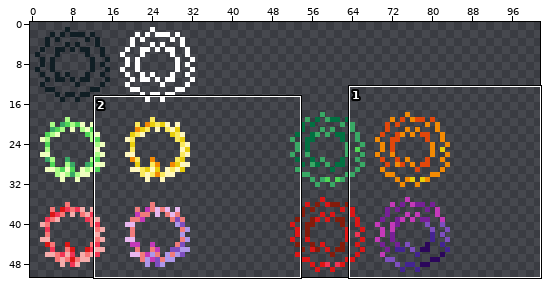
Edited in one commit: sprite sheet (Resources/Textures/Wreath.png). The first picture is a wide view before the edit; the outline marks the close-up.
Close-up. As it was:
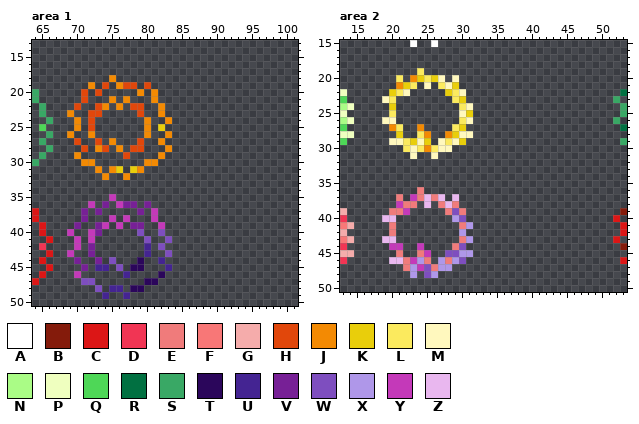
The file is 204x102 pixels, drawn in blocks of 2x2; one block is one cell here. Shown: area 1: x 64..101, y 13..50; area 2: x 13..53, y 15..50.
Palette (. is transparent): A #ffffff  B #841b0b  C #dc1616  D #f13554  E #f07b7b  F #f87777  G #f5acab  H #e1470b  J #f38a03  K #e9ce0b  L #fbea5e  M #fff8be  N #aafc86  P #efffbf  Q #4ed757  R #017041  S #39a865  T #2b065b  U #442492  V #772096  W #7e4ebf  X #af97e9  Y #c439b9  Z #e9b7ef
Pixels before, area 1, first column x 64:
18 ...........J........
19 ........J.H.JHH.H...
20 S......H.H.....J.J..
21 S......H...J.J...J..
22 .S....H..HJ.J.HH..J.
23 .S...J..HH.....H..J.
24 ..S...J.H.......J..J
25 .Q....J.H.......J.K.
26 ..S..J..J.......J..J
27 .S....H..H.J...H..J.
28 ..S....H.JH.J.HH...J
29 .S....J......H....J.
30 S......JJ.......JJ..
31 .........J.JK.KJ....
32 ..........J..J......
33 ....................
34 ....................
35 ...........Y........
36 ........Y.V.YVV.V...
37 C......V.V.....V.Y..
38 C......V...Y.Y...Y..
39 .C....V..VY.Y.VV..Y.
40 .C...Y..YV.....W..W.
41 ..C...Y.Y.......W..W
42 .D....Y.V.......U.W.
43 ..C..Y..V.......U..W
44 .C....V..V.W...T..U.
45 ..C....V.UU.W.TT...U
46 .C....Y......U....T.
47 C......WW.......TT..
48 .........W.UU.TT....
49 ..........U..U......
Pixels before, area 2, first column x 13:
15 ..........A..A...........................
16 .........................................
17 .........................................
18 .........................................
19 ...........L.............................
20 ........L.JKLKM.M........................
21 ........JKL.M.LMK........................
22 P......KLM.....KLM......................R
23 Q.....ML........LK.....................S.
24 NP.....K.........LM.....................S
25 P......L.........MK.....................S
26 NP....MM.........LM....................S.
27 Q......JL..J....LK......................R
28 PP......K..LJ..JKMM......................
29 Q......MMLKMK.MLMK......................S
30 .........LMLJLMM.........................
31 ..........M..M...........................
32 .........................................
33 .........................................
34 .........................................
35 .........................................
36 ...........E.............................
37 ........E.YEZEZ.Z........................
38 ........YEE.Z.EZE........................
39 G......EEY.....EWE......................B
40 D.....ZZ........XW.....................C.
41 FG.....E.........EX.....................C
42 G......E.........X......................C
43 FG....ZZ.........EX....................C.
44 D......YY..Y....EW......................B
45 GG......E..EY..WWXX......................
46 D......ZZEYXE.XEXW......................C
47 .........EXYWEXX.........................
48 ..........X.WX...........................
Now the later version:
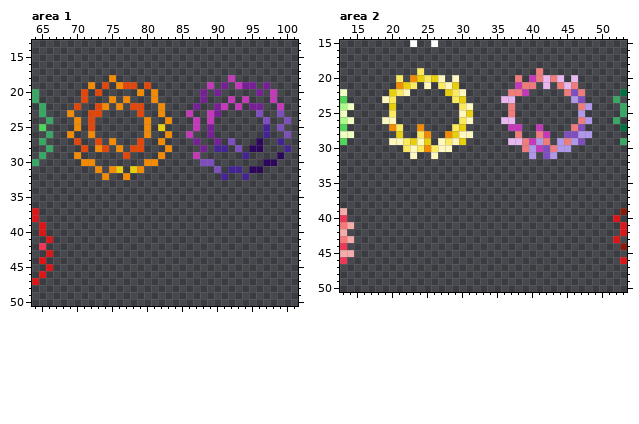
The exact change:
Changed rows in their new state; - is an unchanged pixel.
Area 1:
first column x 69:
18 -----------------------Y--------
19 --------------------Y-V-YVV-V---
20 -------------------V-V-----V-Y--
21 -------------------V---Y-Y---Y--
22 ------------------V--VY-Y-VV--Y-
23 -----------------Y--YV-----W--W-
24 ------------------Y-Y-------W--W
25 ------------------Y-V-------U-W-
26 -----------------Y--V-------U--W
27 ------------------V--V-W---T--U-
28 -------------------V-UU-W-TT---U
29 ------------------Y------U----T-
30 -------------------WW-------TT--
31 ---------------------W-UU-TT----
32 ----------------------U--U------
35 ------.-------------------------
36 ---.-.-...-.--------------------
37 --.-.-----.-.-------------------
38 --.---.-.---.-------------------
39 -.--..-.-..--.------------------
40 .--..-----.--.------------------
41 -.-.-------.--.-----------------
42 -.-.-------.-.------------------
43 .--.-------.--.-----------------
44 -.--.-.---.--.------------------
45 --.-..-.-..---.-----------------
46 -.------.----.------------------
47 --..-------..-------------------
48 ----.-..-..---------------------
49 -----.--.-----------------------
Area 2:
first column x 36:
19 -----E-------
20 --E-YEZEZ-Z--
21 --YEE-Z-EZE--
22 -EEY-----EWE-
23 ZZ--------XW-
24 -E---------EX
25 -E---------X-
26 ZZ---------EX
27 -YY--Y----EW-
28 --E--EY--WWXX
29 -ZZEYXE-XEXW-
30 ---EXYWEXX---
31 ----X-WX-----
first column x 19:
36 -----.-------
37 --.-.....-.--
38 --...-.-...--
39 -...-----...-
40 ..--------..-
41 -.---------..
42 -.---------.-
43 ..---------..
44 -..--.----..-
45 --.--..--....
46 -......-....-
47 ---.......---
48 ----.-..-----
